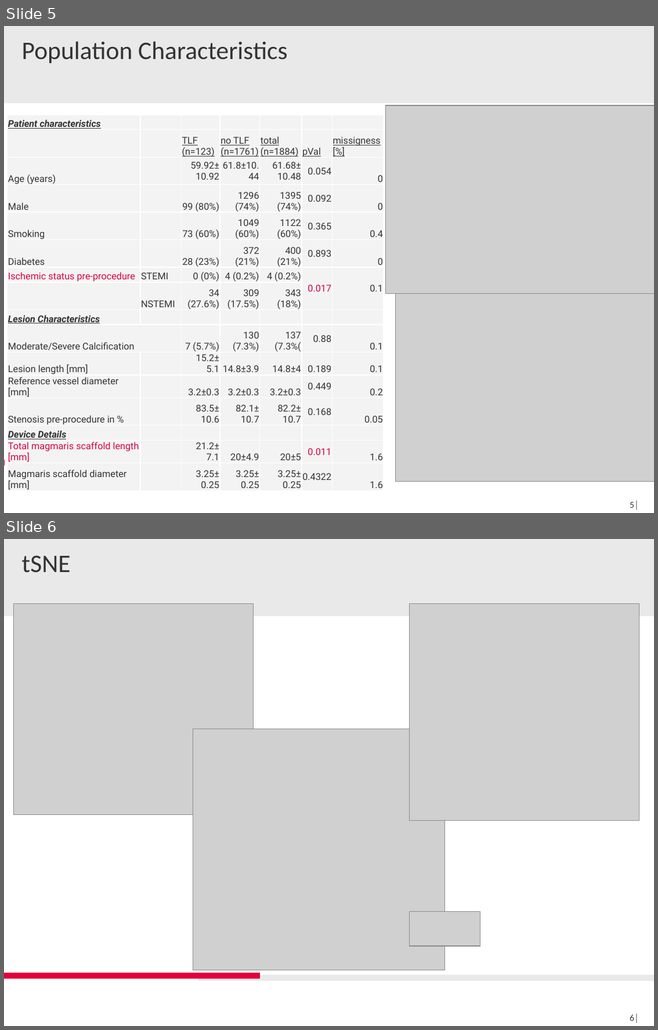
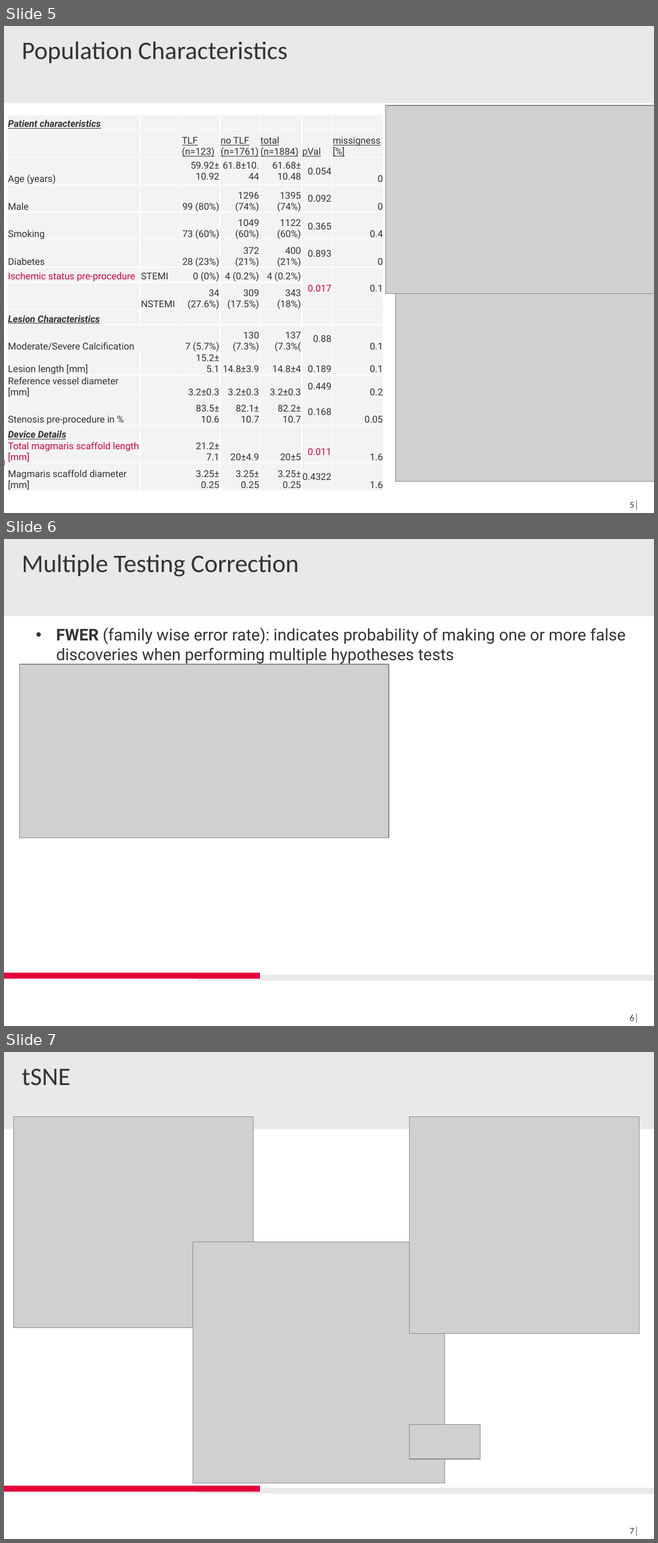
Before and after one commit to IceQueen1996/Masterarbeit, a slide deck: presentations/ProgressReport.pptx. Shown one above the other, each under a label of ours: slides 5 and 6 before the commit, slides 5, 6 and 7 after it. The pictures are 658x1030 and 658x1543 pixels, drawn with LibreOffice and Linux fonts; fonts in the diff are those of the drawing; grey boxes stand for pictures; background and template pictures are left out. Boxes give left, top, right and bottom in pixels: in the first picture for what was removed or moved away, otherwise in the second. Text is boxed around its words. In the diff, an @@ line names an element or a change of style, - is before the commit and + after.

```diff
--- a/presentations/ProgressReport.pptx
+++ b/presentations/ProgressReport.pptx
@@ slide 6 added at bbox=[4, 539, 654, 1026], background #FFFFFF; not listed: 3 template elements that a slide beside it also shows @@
@@ title added at bbox=[22, 554, 299, 577], 28 pt, text #333333 @@
+Multiple Testing Correction
@@ text added at bbox=[56, 628, 625, 664], 18 pt, text #333333 @@
+• FWER (family wise error rate): indicates probability of making one or more false discoveries when performing multiple hypotheses tests
@@ picture added at bbox=[19, 664, 389, 838] @@
@@ page number added at bbox=[629, 1013, 639, 1023], 10 pt, text #333333 @@
+6│
@@ what was slide 6 is now slide 7 @@
@@ page number at bbox=[629, 1526, 639, 1536]: text changed @@
-6│
+7│
```
Also in this commit, not shown: 3 slides changed, 1 other slide added.
